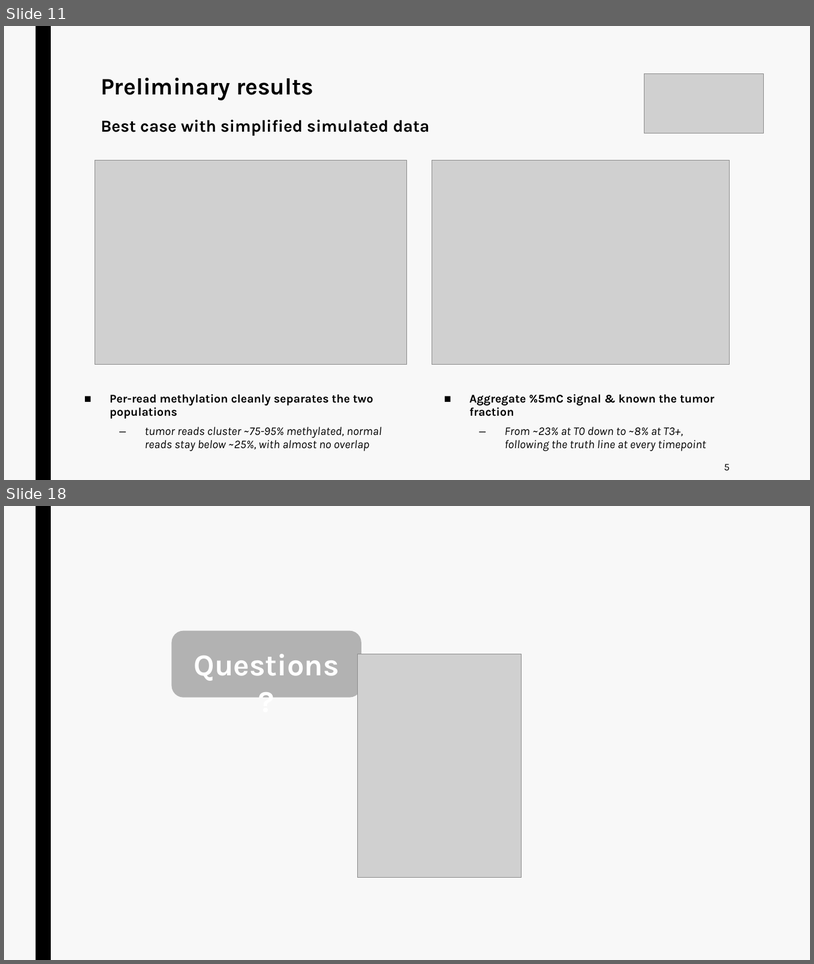
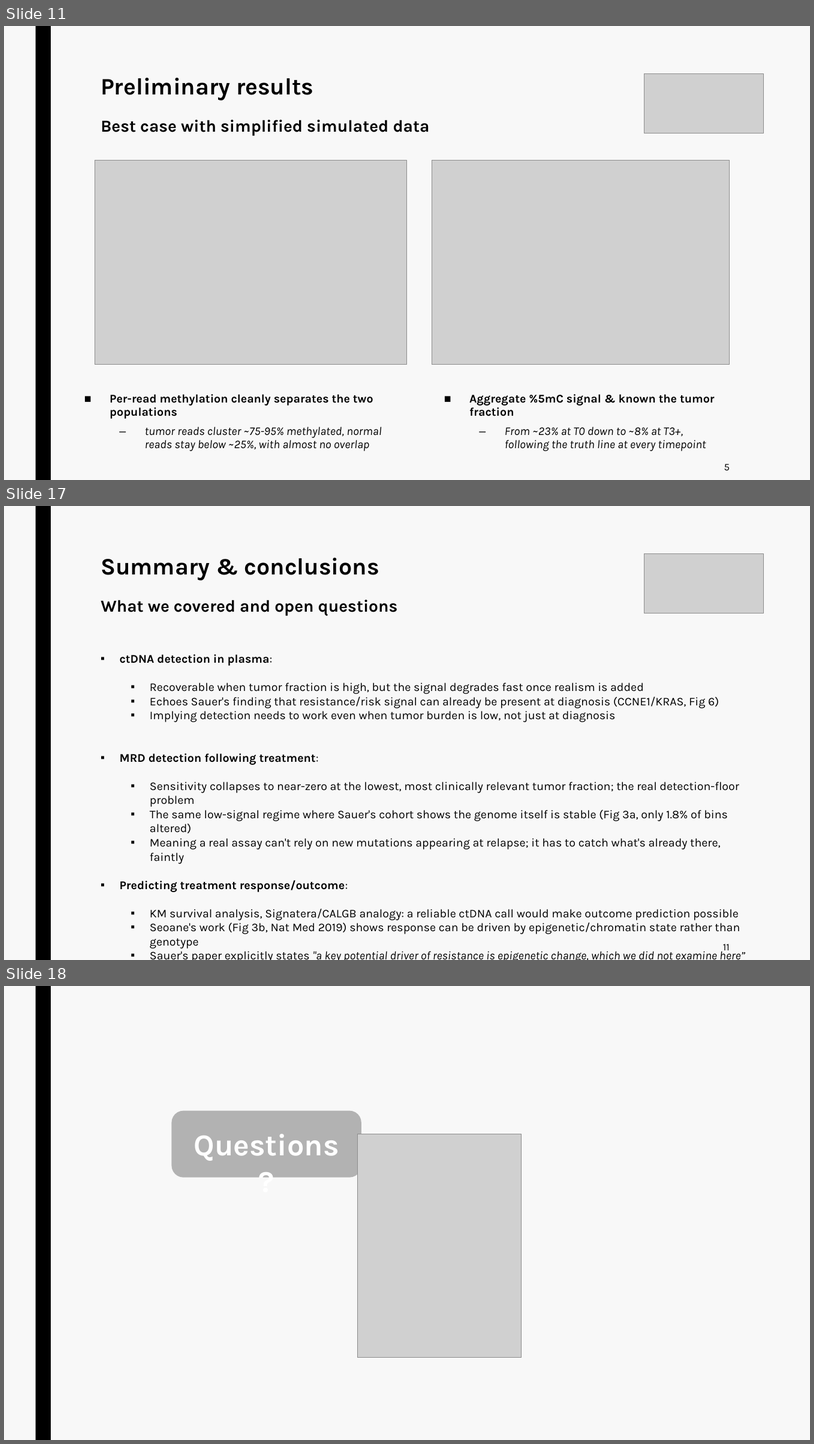
Before and after one commit to jurtasun/presentations, a slide deck: 202609_vhio_symposium/202609_vhio_technical.ppt. Shown one above the other, each under a label of ours: slides 11 and 18 before the commit, slides 11, 17 and 18 after it; the slides between them are not shown. The pictures are 814x964 and 814x1444 pixels, drawn with LibreOffice and Linux fonts; fonts in the diff are those of the drawing; grey boxes stand for pictures. Boxes give left, top, right and bottom in pixels: in the first picture for what was removed or moved away, otherwise in the second. Text is boxed around its words. In the diff, an @@ line names an element or a change of style, - is before the commit and + after.

```diff
--- a/202609_vhio_symposium/202609_vhio_technical.ppt
+++ b/202609_vhio_symposium/202609_vhio_technical.ppt
@@ slide 17 added at <box>4,506,810,960</box>, background #F8F8F8; not listed: 1 template element that a slide beside it also shows @@
@@ title added at <box>101,558,398,616</box>, 20 pt, text #000000, bold @@
+Summary & conclusions
+What we covered and open questions
@@ picture added at <box>645,554,764,613</box> @@
@@ text added at <box>120,654,746,960</box>, 14 pt, text #000000 @@
+▪ ctDNA detection in plasma:
+  ▪ Recoverable when tumor fraction is high, but the signal degrades fast once realism is added
+  ▪ Echoes Sauer's finding that resistance/risk signal can already be present at diagnosis (CCNE1/KRAS, Fig 6)
+  ▪ Implying detection needs to work even when tumor burden is low, not just at diagnosis
+▪ MRD detection following treatment:
+  ▪ Sensitivity collapses to near-zero at the lowest, most clinically relevant tumor fraction; the real detection-floor problem
+  ▪ The same low-signal regime where Sauer's cohort shows the genome itself is stable (Fig 3a, only 1.8% of bins altered)
+  ▪ Meaning a real assay can't rely on new mutations appearing at relapse; it has to catch what's already there, faintly
+▪ Predicting treatment response/outcome:
+  ▪ KM survival analysis, Signatera/CALGB analogy: a reliable ctDNA call would make outcome prediction possible
+  ▪ Seoane's work (Fig 3b, Nat Med 2019) shows response can be driven by epigenetic/chromatin state rather than genotype
+  ▪ Sauer's paper explicitly states "a key potential driver of resistance is epigenetic change, which we did not examine here”
@@ text added at <box>723,943,730,950</box>, 12 pt, text #000000 @@
+11
```
Also in this commit, not shown: 12 slides changed, 5 other slides added, 2 slides removed, 11 other files.
